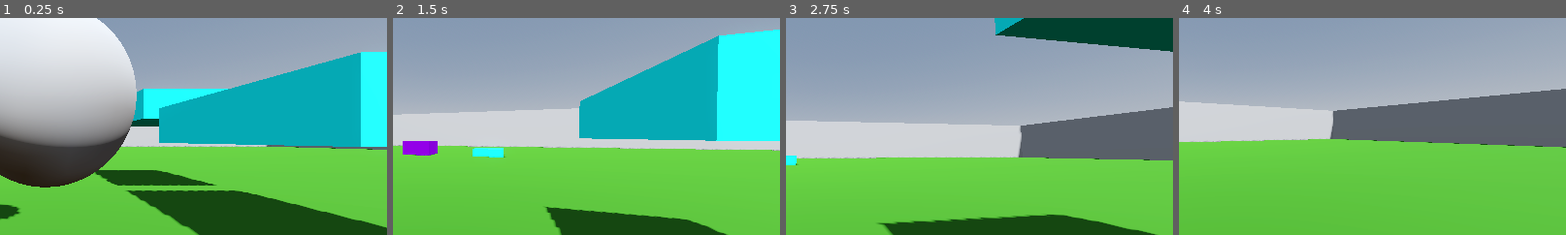
Above: before the commit, frames 1-4 (left to right).
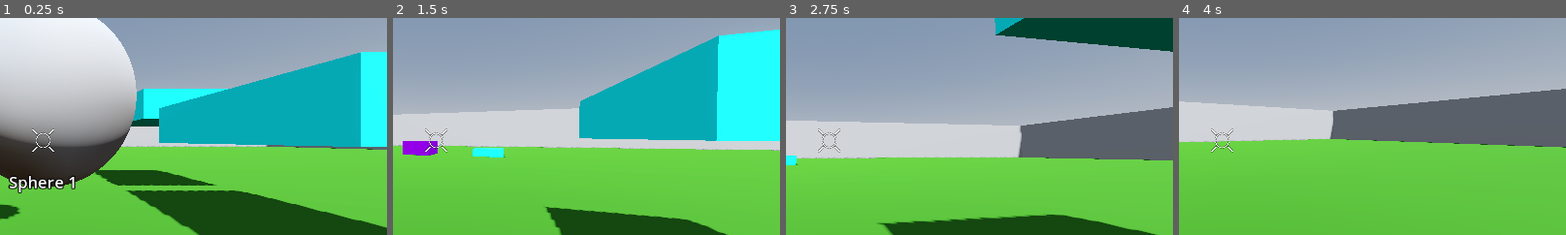
Above: after the commit, the same moments.

Repository: lestercantor/godot-3d-practice
Game: Godot game, scene res://World/world.tscn
Two runs of this game, one before a commit and one after it. Both use one fixed random seed, a clock stepped at 60 frames per second and the inputs below.
Inputs (mouse positions are % of the whole screen's width and height, from its top left):
- Up to frame 1 (0.25 s): no input
- Up to frame 2 (1.5 s): move the mouse to (55, 50) at 0.52 s; hold E (Interact) 0.53-1.28 s; hold W (up) from 0.53 s (still down); tap Space (jump) at 0.77 s; move the mouse to (45, 50) at 1.27 s; tap E (Interact) at 1.35 s
- Up to frame 3 (2.75 s): keep holding W (up); tap Space (jump) at 1.52 s; move the mouse to (52, 48) at 2.02 s; hold Ctrl (crouch) from 2.03 s (still down); tap E (Interact) at 2.3 s
- Up to frame 4 (4 s): keep holding W (up); move the mouse to (49, 52) at 2.77 s; release Ctrl (crouch) at 2.78 s; tap Shift (sprint) at 2.85 s; tap Space (jump) at 3.02, 3.77 s; tap E (Interact) at 3.05 s; move the mouse to (57, 51) at 3.52 s; hold E (Interact) from 3.53 s (still down)
The pictures show only the part of the screen within x 44-94%, y 22-72%; the shares and areas given below are measured in that part.

The runs differ from the first frame. In frame 1, 0.8% of the frame differs, in the area x 2-20%, y 50-81%; in frame 2, 0.2%; in frame 3, 0.2%; in frame 4, 0.2%.

Commit message:
added crosshair ui for player and prompt names for interactables

Diff:
--- a/Interactables/Interactable Objects/BaseInteract.gd
+++ b/Interactables/Interactable Objects/BaseInteract.gd
@@ -1,7 +1,7 @@
 extends CollisionObject3D
 class_name Interactable
 
-@export var message: String = "hello"
+@export var interact_name: String = ""
 
 func on_interact(body) -> void:
 	print(body.name + " interacted with " + self.name)
--- a/Interactables/Interactable Objects/child test/child_interactable.tscn
+++ b/Interactables/Interactable Objects/child test/child_interactable.tscn
@@ -13,7 +13,6 @@
 contact_monitor = true
 max_contacts_reported = 2
 script = ExtResource("1_b1cjo")
-message = "triangle"
 
 [node name="MeshInstance3D" type="MeshInstance3D" parent="."]
 mesh = SubResource("PrismMesh_1lj8o")
--- a/Interactables/PlayerInteractRay/interaction_ray.gd
+++ b/Interactables/PlayerInteractRay/interaction_ray.gd
@@ -7,9 +7,12 @@
 
 var already_colliding: bool = false
 
+@onready var prompt: Label = $Prompt
+
 # Called when the node enters the scene tree for the first time.
 func _ready() -> void:
 	target_position.z = interact_range
+	prompt.text = ""
 
 func _physics_process(delta: float) -> void:
 	# Check if the raycast is colliding with something and we're not already colliding
@@ -17,15 +20,18 @@
 		# Check if the object the raycast is colliding with has the "Interactable" class
 		var collider = get_collider()
 		if collider is Interactable:
-			print(collider.message + " is interactable")
-
+			print(collider.interact_name + " is interactable")
 			# Set already_colliding to true so that it doesn't get called every frame
 			already_colliding = true
 			# Emit the signal that the raycast has collided with something and pass the interactable object
 			start_colliding.emit(collider)
+			prompt.set_visible(true)
+			prompt.text = collider.interact_name
 
 	# Check when the player has looked away from the interactable object
 	# Emit the signal that the raycast has stopped and set already_colliding to false so it's not called every frame
 	elif !is_colliding() and already_colliding:
 		end_colliding.emit()
 		already_colliding = false
+		prompt.set_visible(false)
+		prompt.text = ""
--- a/Interactables/PlayerInteractRay/interaction_ray.tscn
+++ b/Interactables/PlayerInteractRay/interaction_ray.tscn
@@ -7,3 +7,25 @@
 collision_mask = 4
 collide_with_areas = true
 script = ExtResource("1_ay3wu")
+
+[node name="Prompt" type="Label" parent="."]
+visible = false
+anchors_preset = -1
+anchor_left = 0.5
+anchor_top = 0.596
+anchor_right = 0.5
+anchor_bottom = 0.596
+offset_left = -87.0
+offset_top = -36.208
+offset_right = 87.0
+offset_bottom = 36.792
+grow_horizontal = 2
+grow_vertical = 2
+size_flags_horizontal = 4
+theme_override_colors/font_outline_color = Color(0, 0, 0, 1)
+theme_override_constants/outline_size = 6
+theme_override_font_sizes/font_size = 24
+text = "Prompt
+[KEY]"
+horizontal_alignment = 1
+vertical_alignment = 1
--- a/Player/player.gd
+++ b/Player/player.gd
@@ -45,7 +45,7 @@
 	if Input.is_action_just_pressed("exit"):
 		get_tree().quit()
 	if event.is_action_pressed("Interact") and actor_to_interact_with:
-		actor_to_interact_with.on_interact(self)
+		actor_to_interact_with.call_deferred("on_interact",self)
 
 func update_fov() -> void:
 	# Set target FOV based on the movement state
--- a/Player/player.tscn
+++ b/Player/player.tscn
@@ -1,8 +1,9 @@
-[gd_scene load_steps=10 format=3 uid="uid://bbqqs4brsd23k"]
+[gd_scene load_steps=11 format=3 uid="uid://bbqqs4brsd23k"]
 
 [ext_resource type="Script" path="res://Player/player.gd" id="1_cbrqq"]
 [ext_resource type="PackedScene" uid="uid://rcyqt17sqkp2" path="res://Interactables/PlayerInteractRay/interaction_ray.tscn" id="2_8cbfn"]
 [ext_resource type="Script" path="res://Movement Component/CustomMovementComponent.gd" id="2_y4nyf"]
+[ext_resource type="Texture2D" uid="uid://cvcsvgbkqljug" path="res://Interactables/PlayerInteractRay/PlayerCrosshair.png" id="4_appc5"]
 
 [sub_resource type="CapsuleMesh" id="CapsuleMesh_qw15f"]
 
@@ -129,5 +130,31 @@
 "": SubResource("AnimationLibrary_h22yx")
 }
 
+[node name="Control" type="Control" parent="."]
+layout_mode = 3
+anchors_preset = 15
+anchor_right = 1.0
+anchor_bottom = 1.0
+grow_horizontal = 2
+grow_vertical = 2
+mouse_filter = 2
+
+[node name="PlayerCrosshair" type="TextureRect" parent="Control"]
+layout_mode = 1
+anchors_preset = 8
+anchor_left = 0.5
+anchor_top = 0.5
+anchor_right = 0.5
+anchor_bottom = 0.5
+offset_left = -24.0
+offset_top = -25.0
+offset_right = 24.0
+offset_bottom = 25.0
+grow_horizontal = 2
+grow_vertical = 2
+mouse_filter = 2
+texture = ExtResource("4_appc5")
+expand_mode = 1
+
 [connection signal="end_colliding" from="head/InteractionRay" to="." method="_on_interaction_ray_end_colliding"]
 [connection signal="start_colliding" from="head/InteractionRay" to="." method="_on_interaction_ray_start_colliding"]
--- a/World/world.tscn
+++ b/World/world.tscn
@@ -98,15 +98,19 @@
 
 [node name="TestInteractable" parent="." instance=ExtResource("1_5jvjg")]
 transform = Transform3D(1, 0, 0, 0, 1, 0, 0, 0, 1, -10.1391, 2.23314, -3)
+interact_name = "Sphere 4"
 
 [node name="TestInteractable2" parent="." instance=ExtResource("1_5jvjg")]
 transform = Transform3D(1, 0, 0, 0, 1, 0, 0, 0, 1, -8.13911, 2.23314, -3)
+interact_name = "Sphere 3"
 
 [node name="TestInteractable3" parent="." instance=ExtResource("1_5jvjg")]
 transform = Transform3D(1, 0, 0, 0, 1, 0, 0, 0, 1, -6.13911, 2.23314, -3)
+interact_name = "Sphere 2"
 
 [node name="TestInteractable4" parent="." instance=ExtResource("1_5jvjg")]
 transform = Transform3D(1, 0, 0, 0, 1, 0, 0, 0, 1, -5.33911, 2.03314, 0)
+interact_name = "Sphere 1"
 
 [node name="DirectionalLight3D" type="DirectionalLight3D" parent="."]
 transform = Transform3D(-0.965926, -0.224144, 0.12941, 0.224144, -0.474445, 0.851271, -0.12941, 0.851271, 0.508519, 0, 22, 0)
@@ -120,3 +124,4 @@
 
 [node name="RigidBody3D" parent="." instance=ExtResource("3_2gmjv")]
 transform = Transform3D(1, 0, 0, 0, 1, 0, 0, 0, 1, -8, 2, 0)
+interact_name = "You diggin in me"
Binary file added: Interactables/PlayerInteractRay/PlayerCrosshair.png
Not shown, added: Interactables/PlayerInteractRay/PlayerCrosshair.png.import
